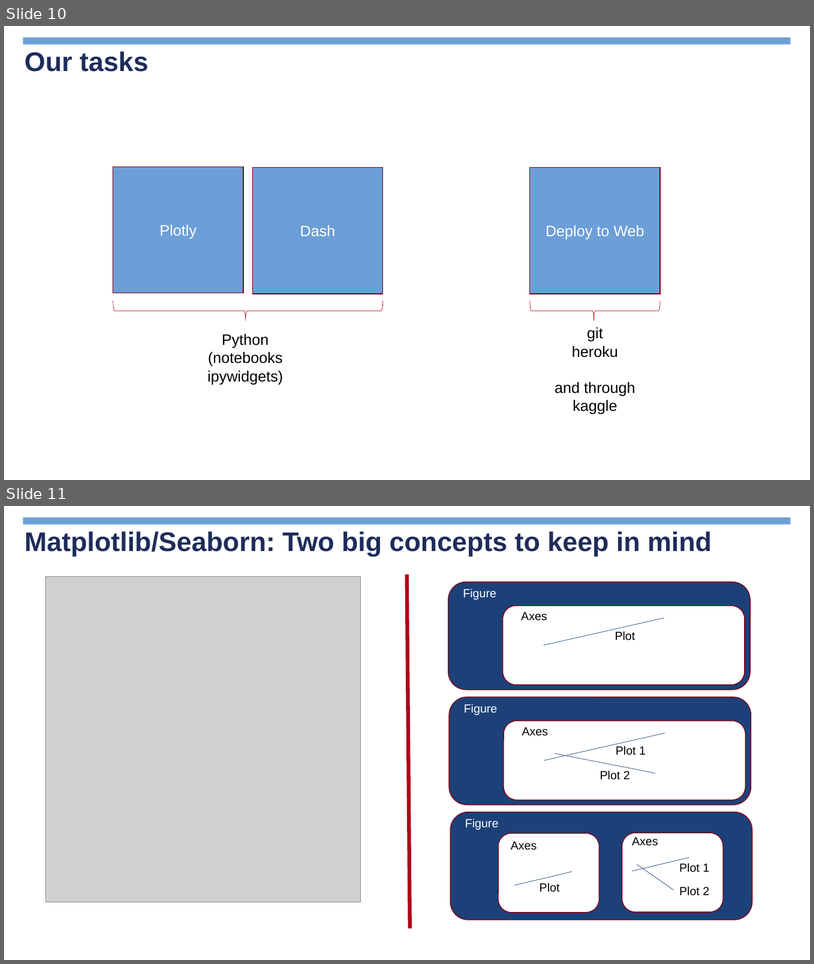
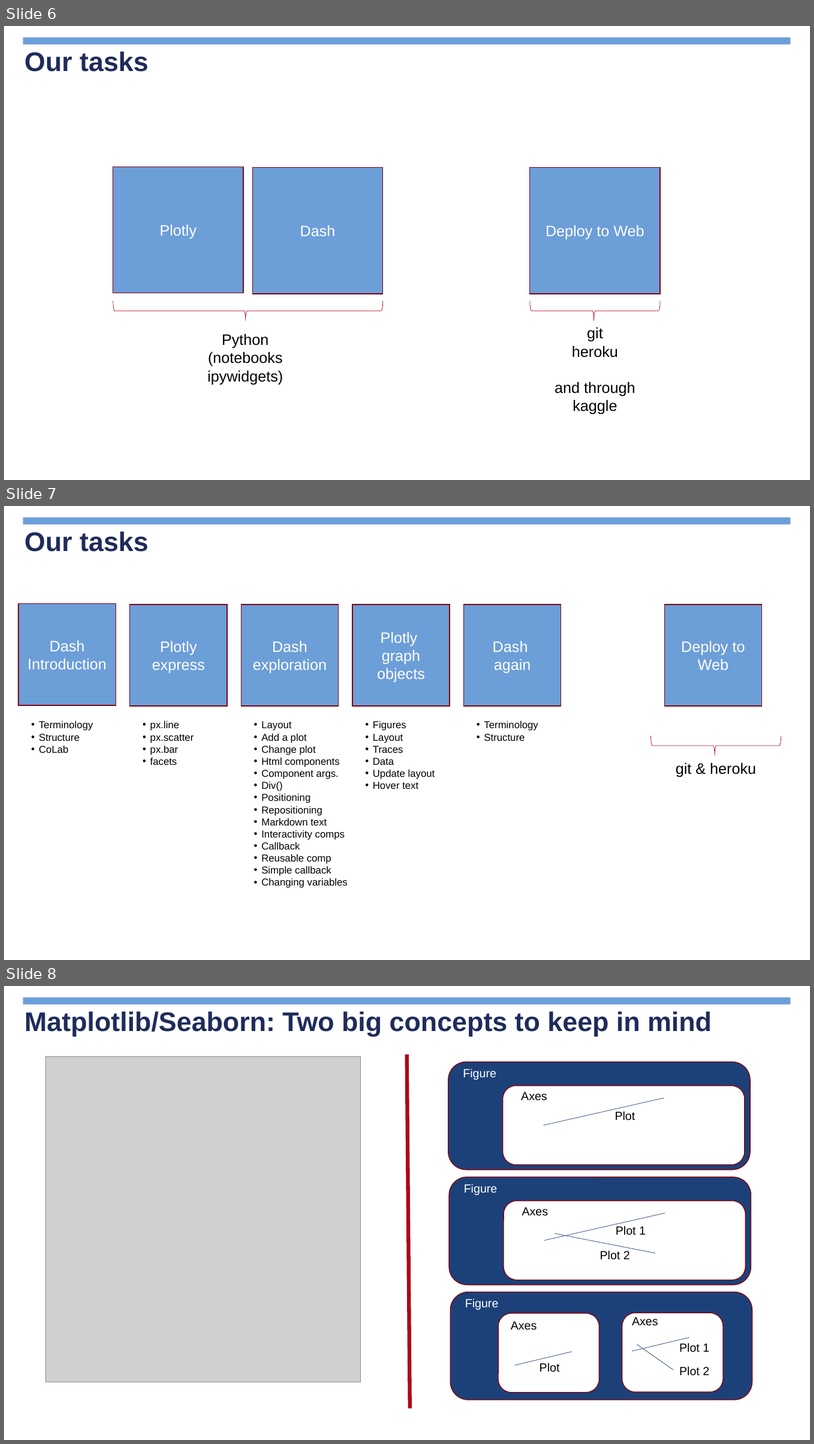
Before and after one commit to jimcody2014/Python-CDC, a slide deck: Dashboards/notes/Python Dashboards.pptx. Shown one above the other, each under a label of ours: slides 10 and 11 before the commit, slides 6, 7 and 8 after it. The pictures are 814x964 and 814x1444 pixels, drawn with LibreOffice and Linux fonts; fonts in the diff are those of the drawing; grey boxes stand for pictures; background and template pictures are left out. Boxes give left, top, right and bottom in pixels: in the first picture for what was removed or moved away, otherwise in the second. Text is boxed around its words. In the diff, an @@ line names an element or a change of style, - is before the commit and + after.

```diff
--- a/Dashboards/notes/Python Dashboards.pptx
+++ b/Dashboards/notes/Python Dashboards.pptx
@@ slide 7 added at box(4, 506, 810, 960), background picture (left out); not listed: 1 template element that a slide beside it also shows @@
@@ title added at box(24, 531, 149, 552), 32 pt, text #1E2C5B, bold @@
+Our tasks
@@ rectangle added at box(18, 603, 116, 705), fill #6C9ED8, outline #810312 1 pt, 18 pt, text #FFFFFF @@
+Dash
+Introduction
@@ rectangle added at box(130, 604, 227, 706), fill #6C9ED8, outline #810312 1 pt, 18 pt, text #FFFFFF @@
+Plotly express
@@ rectangle added at box(241, 604, 339, 706), fill #6C9ED8, outline #810312 1 pt, 18 pt, text #FFFFFF @@
+Dash exploration
@@ rectangle added at box(353, 604, 450, 706), fill #6C9ED8, outline #810312 1 pt, 18 pt, text #FFFFFF @@
+Plotly
+graph objects
@@ rectangle added at box(464, 604, 561, 706), fill #6C9ED8, outline #810312 1 pt, 18 pt, text #FFFFFF @@
+Dash
+again
@@ rectangle added at box(665, 604, 762, 706), fill #6C9ED8, outline #810312 1 pt, 18 pt, text #FFFFFF @@
+Deploy to Web
@@ text added at box(39, 721, 93, 753), 12 pt, text #000000 @@
+• Terminology
+• Structure
+• CoLab
@@ text added at box(150, 721, 194, 765), 12 pt, text #000000 @@
+• px.line
+• px.scatter
+• px.bar
+• facets
@@ text added at box(261, 721, 348, 888), 12 pt, text #000000 @@
+• Layout
+• Add a plot
+• Change plot
+• Html components
+• Component args.
+• Div()
+• Positioning
+• Repositioning
+• Markdown text
+• Interactivity comps
+• Callback
+• Reusable comp
+• Simple callback
+• Changing variables
@@ text added at box(373, 721, 435, 789), 12 pt, text #000000 @@
+• Figures
+• Layout
+• Traces
+• Data
+• Update layout
+• Hover text
@@ text added at box(484, 721, 538, 741), 12 pt, text #000000 @@
+• Terminology
+• Structure
@@ right brace added at box(651, 736, 782, 756), outline #AE0419 0.5 pt @@
@@ text added at box(676, 762, 756, 777), 18 pt, text #000000 @@
+git & heroku
@@ page number added at box(623, 928, 804, 952), 13 pt, text #FFFFFF, bold @@
+7
@@ what was slide 10 is now slide 6 @@
@@ what was slide 11 is now slide 8 @@
```
Also in this commit, not shown: 1 slide changed, 2 other slides added, 5 slides removed, 44 other files.
